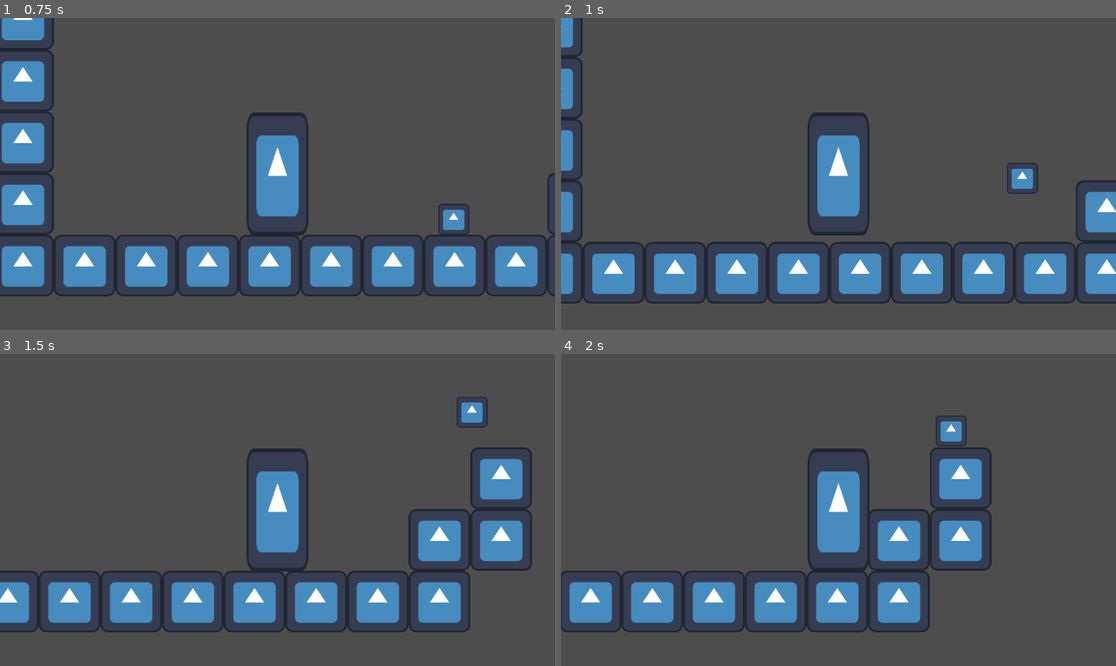
Above: before the commit, frames 1-4 (two rows, left to right).
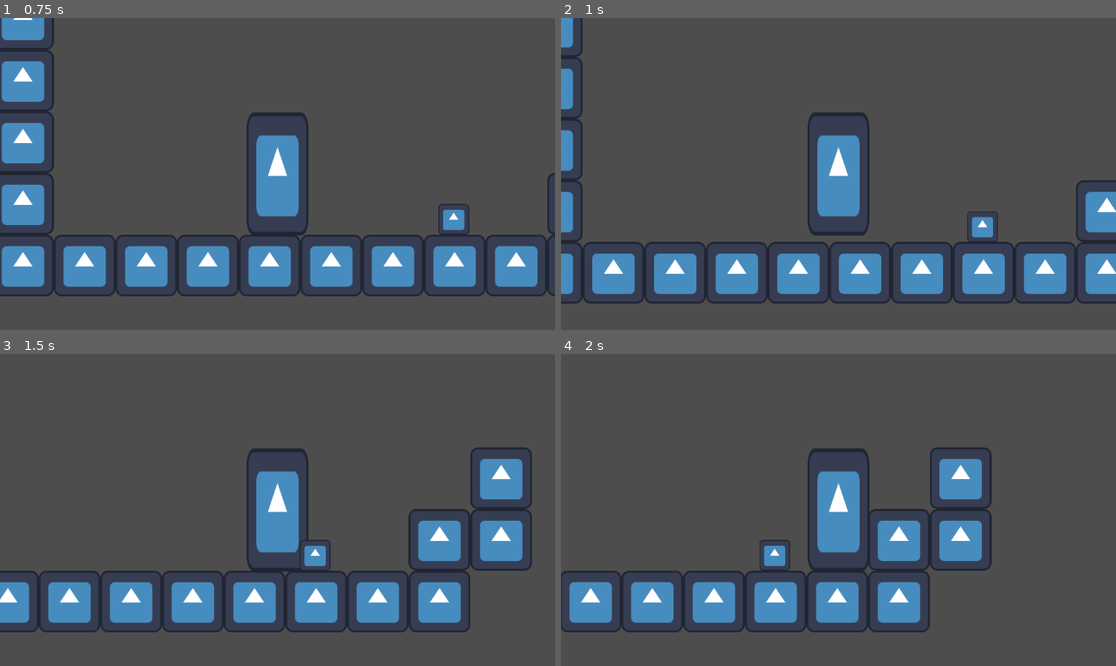
Above: after the commit, the same moments.

Repository: franmatijevic/GreekPlatformer
Game: Godot game, scene res://src/levels/generic_level.tscn
Same seed, same stepped clock (60 frames per second), same inputs: the game is played once before the commit and once after it. The engine's default icon, where the game draws it, is replaced by a stand-in: a white triangle on a blue panel in a dark square.
Inputs:
- Up to frame 1 (0.75 s): hold D (right) from 0.53 s (still down); tap Q (drop_item) at 0.6 s
- Up to frame 2 (1 s): keep holding D (right); tap W (up) at 0.77 s; tap Space (throw_item) at 0.8 s
- Up to frame 3 (1.5 s): keep holding D (right); tap Space (throw_item) at 1.35 s
- Up to frame 4 (2 s): keep holding D (right); tap W (up) at 1.52 s; tap Q (drop_item) at 1.55 s

Frame 1 is identical in both runs. In frame 2, 0.7% of the frame differs, in the area x 73-86%, y 46-72%; in frame 3, 0.7%, in the area x 54-88%, y 13-70%; in frame 4, 0.7%.

Commit message:
Throwing items (bug fixes) v1

Diff:
--- a/greekplatformer/src/items/itemScripts/throwable.gd
+++ b/greekplatformer/src/items/itemScripts/throwable.gd
@@ -4,12 +4,12 @@
 var throwForce:Vector2
 @onready var player = get_node("../Player")
 
-func _physics_process(delta):
+func _physics_process(_delta):
 	if pickedUp:
 		self.position = player.get_node("Marker2D").global_position
 
 
-func _input(event):
+func _input(_event):
 	if Input.is_action_just_pressed("pick_up_item"):
 		var bodies = $Area2D.get_overlapping_bodies()
 		for body in bodies:
@@ -17,12 +17,12 @@
 				pickedUp = true
 				player.canPickUp = false
 
-	if Input.is_action_just_pressed("drop_item"):
+	if Input.is_action_just_pressed("drop_item") and pickedUp == true:
 		linear_velocity = Vector2(0, -10)
 		pickedUp = false
 		player.canPickUp = true
 
-	if Input.is_action_just_pressed("throw_item"):
+	if Input.is_action_just_pressed("throw_item") and pickedUp == true:
 		pickedUp = false
 		player.canPickUp = true
 		linear_velocity = throwForce
